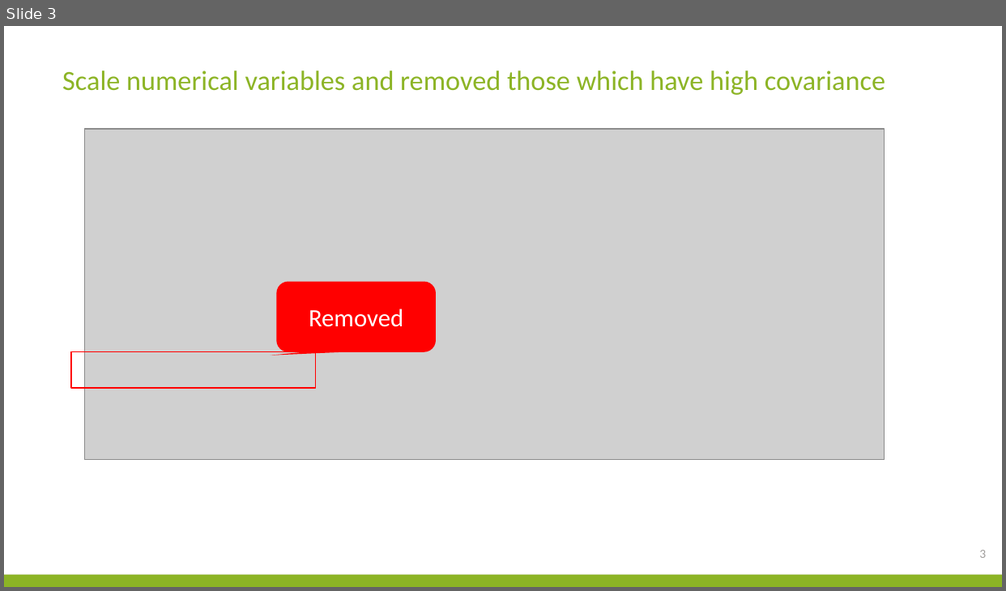
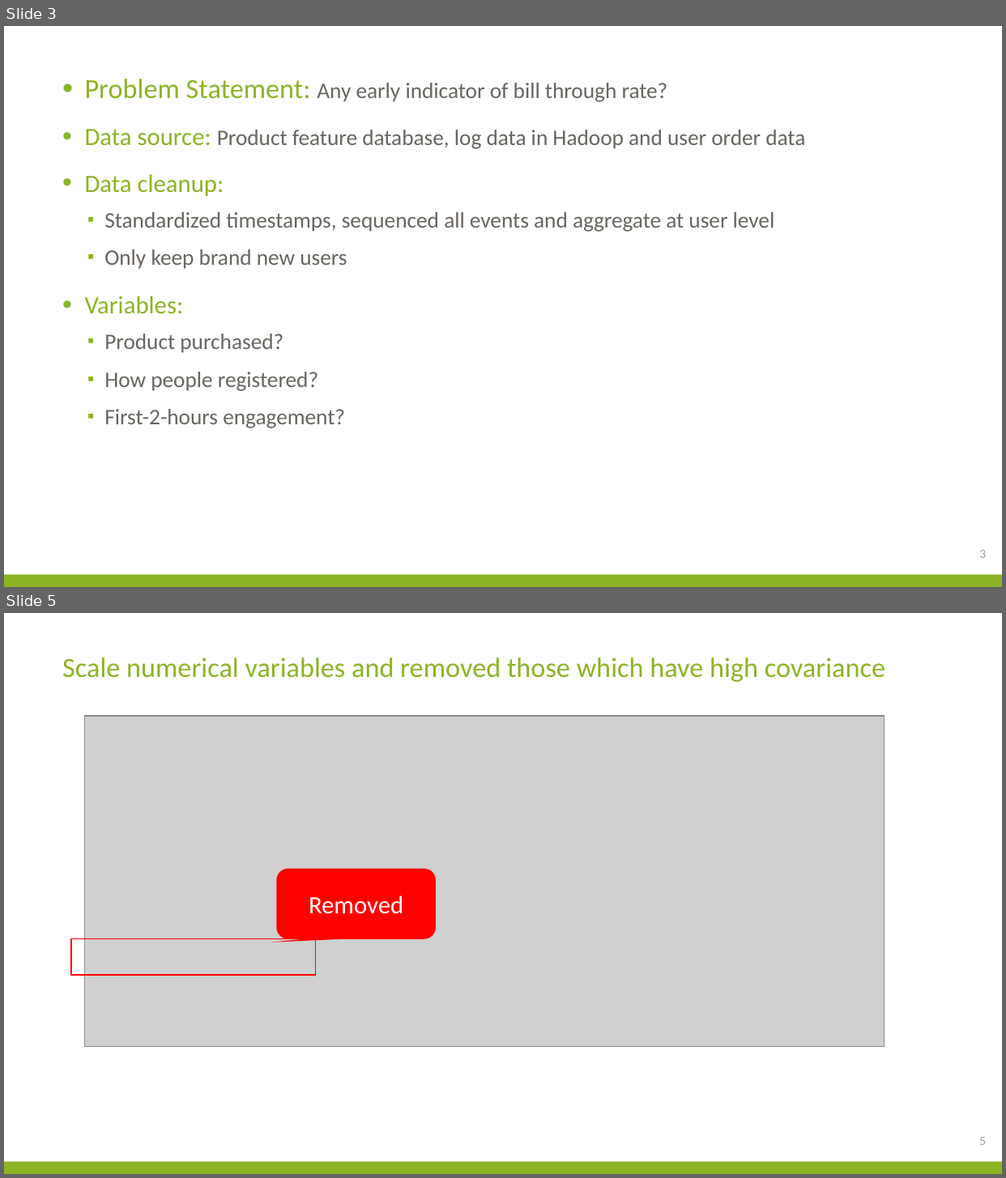
Before and after one commit to Jianqingwangcindy/DAT_SF_14, a slide deck: project/ProjectPresentation.pptx. Shown one above the other, each under a label of ours: slide 3 before the commit, slides 3 and 5 after it; the slides between them are not shown. The pictures are 1006x591 and 1006x1178 pixels, drawn with LibreOffice and Linux fonts; fonts in the diff are those of the drawing; grey boxes stand for pictures; background and template pictures are left out. Boxes give left, top, right and bottom in pixels: in the first picture for what was removed or moved away, otherwise in the second. Text is boxed around its words. In the diff, an @@ line names an element or a change of style, - is before the commit and + after.

```diff
--- a/project/ProjectPresentation.pptx
+++ b/project/ProjectPresentation.pptx
@@ slide 3 added at <box>4,26,1002,587</box>, background #FFFFFF; not listed: 1 template element that a slide beside it also shows @@
@@ text added at <box>85,79,805,429</box>, 16 pt, text #696560 @@
+• Problem Statement: Any early indicator of bill through rate?
+• Data source: Product feature database, log data in Hadoop and user order data
+• Data cleanup:
+  ▪ Standardized timestamps, sequenced all events and aggregate at user level
+  ▪ Only keep brand new users
+• Variables:
+  ▪ Product purchased?
+  ▪ How people registered?
+  ▪ First-2-hours engagement?
@@ page number added at <box>979,550,986,558</box>, 9 pt, text #A19F9D @@
+3
@@ what was slide 3 is now slide 5 @@
@@ page number at <box>979,1137,986,1145</box>: text changed @@
-3
+5
```
Also in this commit, not shown: 3 slides changed, 13 other slides added, 2 slides removed, 9 other files.
